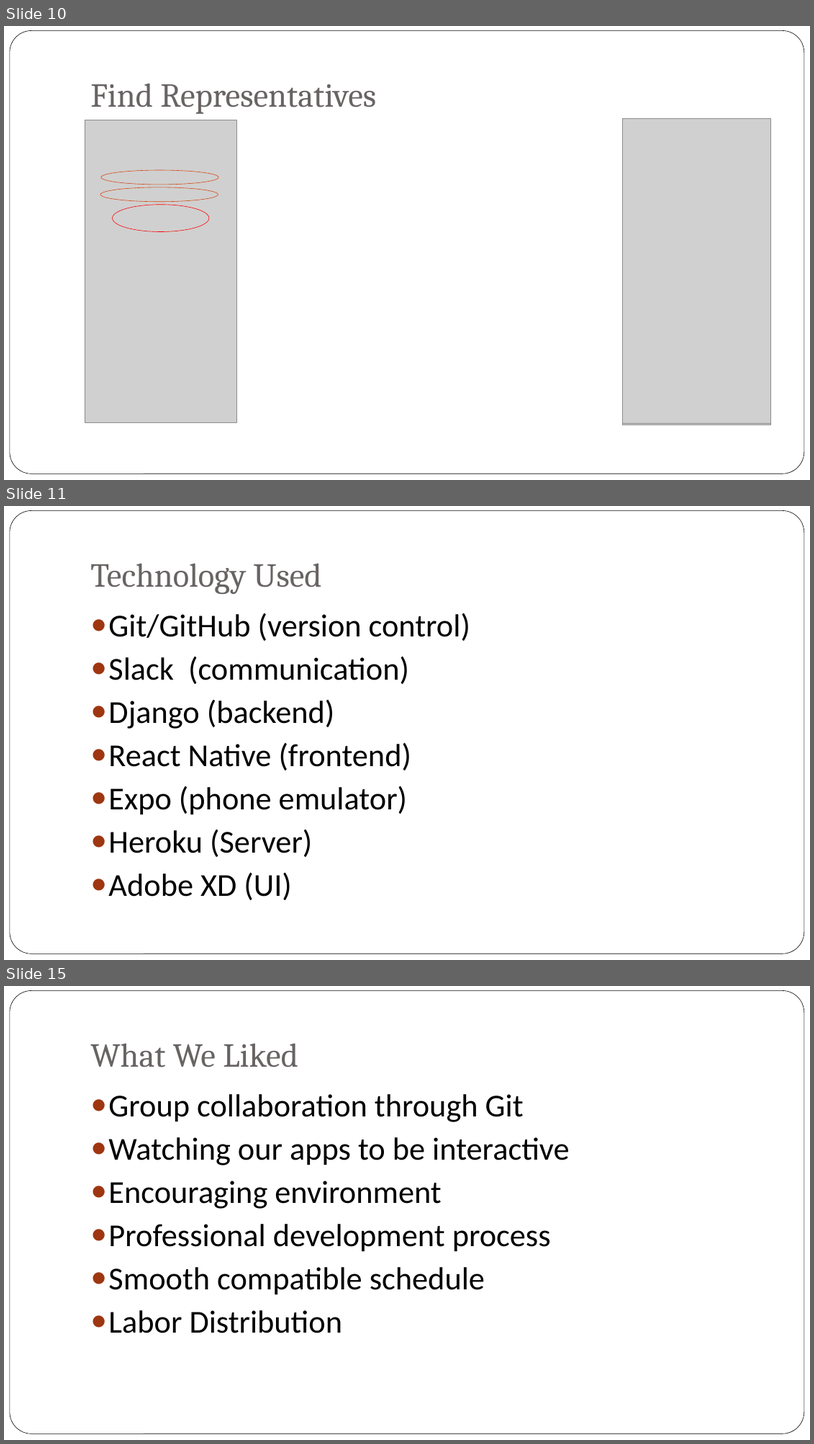
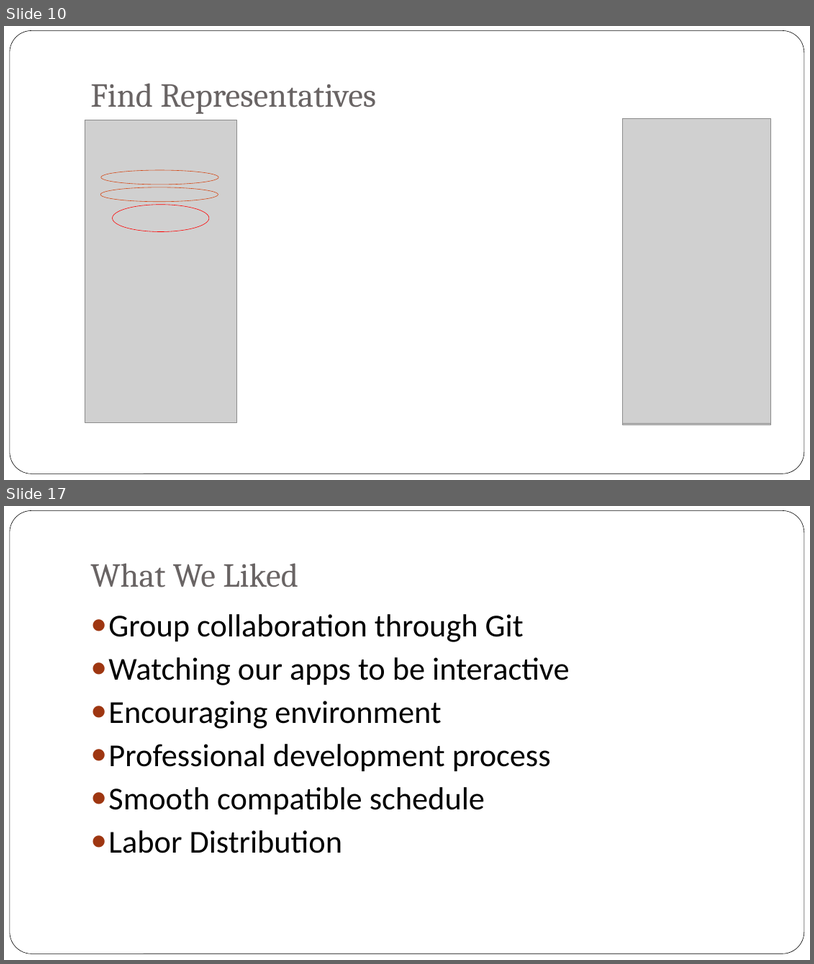
Before and after one commit to bxji/Civic-Duty, a slide deck: presentation/civic_duty_presentation_final.pptx. Shown one above the other, each under a label of ours: slides 10, 11 and 15 before the commit, slides 10 and 17 after it; the slides between them are not shown. The pictures are 814x1444 and 814x964 pixels, drawn with LibreOffice and Linux fonts; fonts in the diff are those of the drawing; grey boxes stand for pictures; background and template pictures are left out. Boxes give left, top, right and bottom in pixels: in the first picture for what was removed or moved away, otherwise in the second. Text is boxed around its words. In the diff, an @@ line names an element or a change of style, - is before the commit and + after.

Commit message:
mostly done. Needs selection screen, QR screen, and expo screen

```diff
--- a/presentation/civic_duty_presentation_final.pptx
+++ b/presentation/civic_duty_presentation_final.pptx
@@ slide 11 removed at box(4, 506, 810, 960), background picture (left out); not listed: 1 template element that a slide beside it also shows @@
@@ title removed at box(90, 563, 322, 594) @@
-Technology Used
@@ text removed at box(108, 613, 471, 900) @@
-● Git/GitHub (version control)
-● Slack (communication)
-● Django (backend)
-● React Native (frontend)
-● Expo (phone emulator)
-● Heroku (Server)
-● Adobe XD (UI)
@@ what was slide 15 is now slide 17 @@
```
Also in this commit, not shown: 3 slides changed, 5 slides added, 2 other slides removed.
